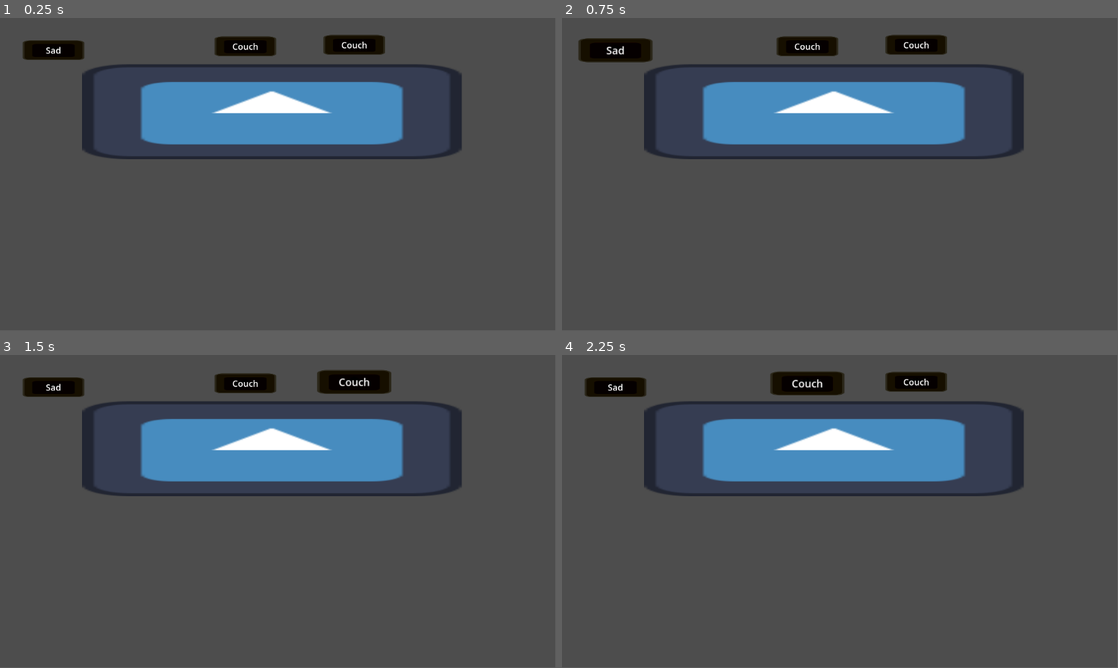
Above: before the commit, frames 1-4 (two rows, left to right).
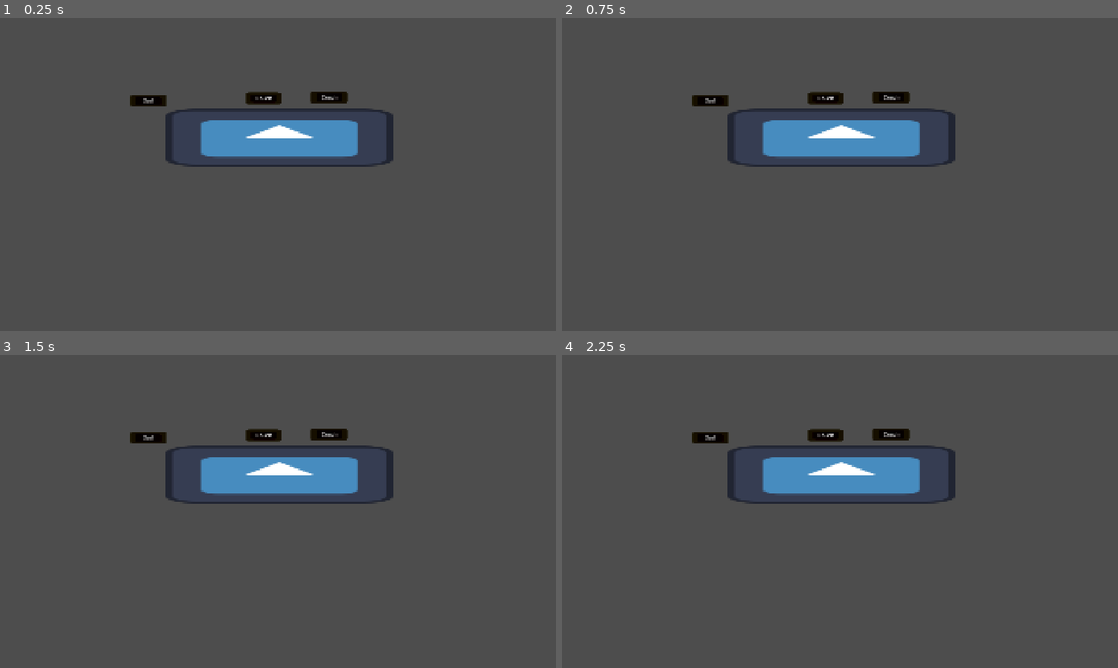
Above: after the commit, the same moments.

Repository: bagelcat11/fridge-magnet-thought-bubble
Game: Godot game, scene res://scenes/bubble.tscn
Same seed, same stepped clock (60 frames per second), same inputs: the game is played once before the commit and once after it. The engine's default icon, where the game draws it, is replaced by a stand-in: a white triangle on a blue panel in a dark square.
Inputs (mouse positions are in pixels of both pictures, inside the frame that each line leads up to):
- Up to frame 1 (0.25 s): no input
- Up to frame 2 (0.75 s): tap Enter at 0.5 s; move the mouse to (617, 49) at 0.52 s; click (617, 49) at 0.67 s
- Up to frame 3 (1.5 s): tap Space at 1.25 s; move the mouse to (355, 383) at 1.27 s; click (355, 383) at 1.42 s
- Up to frame 4 (2.25 s): tap Enter at 2 s; move the mouse to (806, 383) at 2.02 s; click (806, 383) at 2.17 s
The window is 799x449 before the commit and 800x450 after it. Grey fills any space a smaller window leaves; there, only what the larger window draws over its background counts as a difference.

The runs differ from the first frame. In frame 1, 14% of the frame differs, in the area x 4-83%, y 5-48%; in frame 2, 14%, in the area x 3-83%, y 5-48%; in frame 3, 14%; in frame 4, 14%.

Commit message:
made project 1080p and rescaleable

Diff:
--- a/project.godot
+++ b/project.godot
@@ -19,6 +19,12 @@
 
 Globals="*res://scripts/GLOBALS.gd"
 
+[display]
+
+window/size/viewport_width=1920
+window/size/viewport_height=1080
+window/stretch/mode="canvas_items"
+
 [layer_names]
 
 2d_physics/layer_1="bubble"
--- a/scenes/bubble.tscn
+++ b/scenes/bubble.tscn
@@ -11,6 +11,7 @@
 script = ExtResource("1_pm753")
 
 [node name="word_area" type="Area2D" parent="."]
+position = Vector2(400, 217)
 collision_mask = 2
 
 [node name="CollisionShape2D" type="CollisionShape2D" parent="word_area"]
@@ -19,18 +20,18 @@
 
 [node name="Sprite2D" type="Sprite2D" parent="."]
 z_index = -1
-position = Vector2(564, 194.5)
+position = Vector2(964, 411.5)
 scale = Vector2(6.15625, 1.53906)
 texture = ExtResource("2_b4vvx")
 
 [node name="word" parent="." instance=ExtResource("3_b4vvx")]
-position = Vector2(111, 67)
+position = Vector2(511, 284)
 
 [node name="word2" parent="." instance=ExtResource("3_b4vvx")]
-position = Vector2(735, 56)
+position = Vector2(1135, 273)
 
 [node name="word3" parent="." instance=ExtResource("3_b4vvx")]
-position = Vector2(509, 59)
+position = Vector2(909, 276)
 
 [connection signal="area_entered" from="word_area" to="." method="_on_word_area_area_entered"]
 [connection signal="area_exited" from="word_area" to="." method="_on_word_area_area_exited"]
